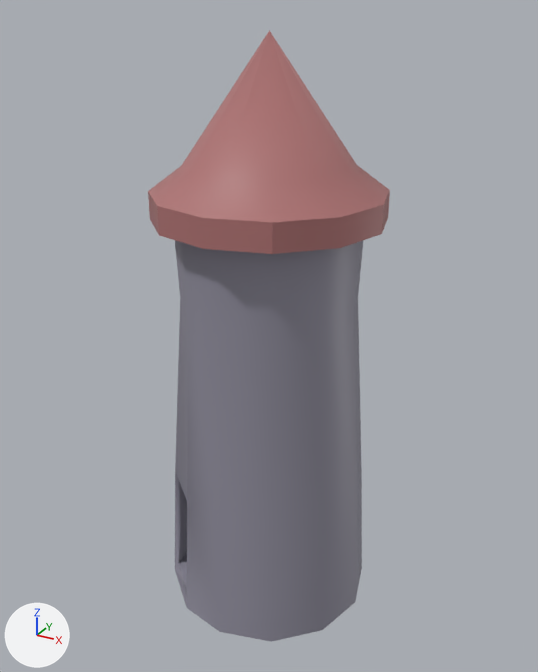
The FBX model KleptoKnights/Assets/Models/Map/Cylinder.007.fbx: old version first, new version second.
Rendered twice from a camera (50 mm lens) standing at (17.49, 52.96, 8.3) and looking at (13.93, 59.42, 5.06). Lighting does not change. The marker at lower left points along +X, +Y and +Z. Where no turn or scale is listed for an object, it has been applied to the vertices.
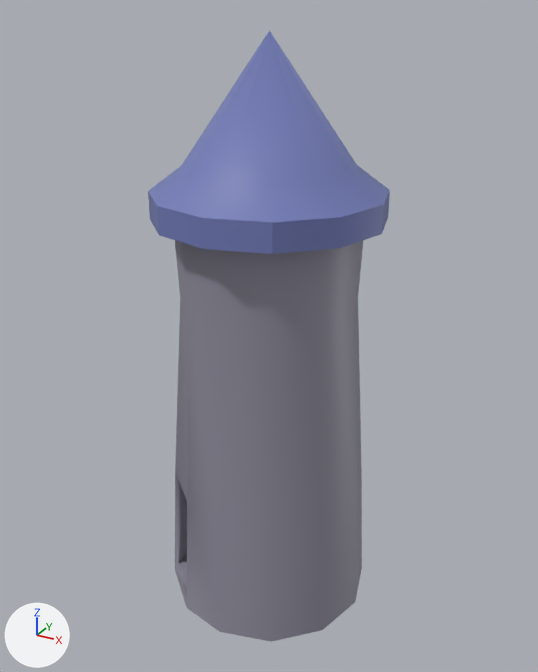
The newer file is also turned or shifted as a whole; pictures and numbers use the older file's frame.

Changed parts and their boxes (x1, y1, x2, y2) in the pictures (538 x 672 px):
part 1 of me_cylinder_003, recoloured (brown to blue)
    both: (148, 30, 390, 254)

The edits, one by one:
Material 'MAT_Spikes.004' (mat_mat_spikes_004) is new.
Its base color is (0.168, 0.2, 0.476) (blue #727cb7).
me_cylinder_003 has 170 vertices, 180 faces and spans x -1.2..1.2, y -1.2..1.2, z -2.65..3.57.
me_cylinder_003 is used by ob_cylinder_007; location (13.95, 59.4, 4.55).
me_cylinder_003 part 1: all 96 faces that had it switch from mat_mat_spikes2_002 (brown #ae7372) to mat_mat_spikes_004 (blue #727cb7).
